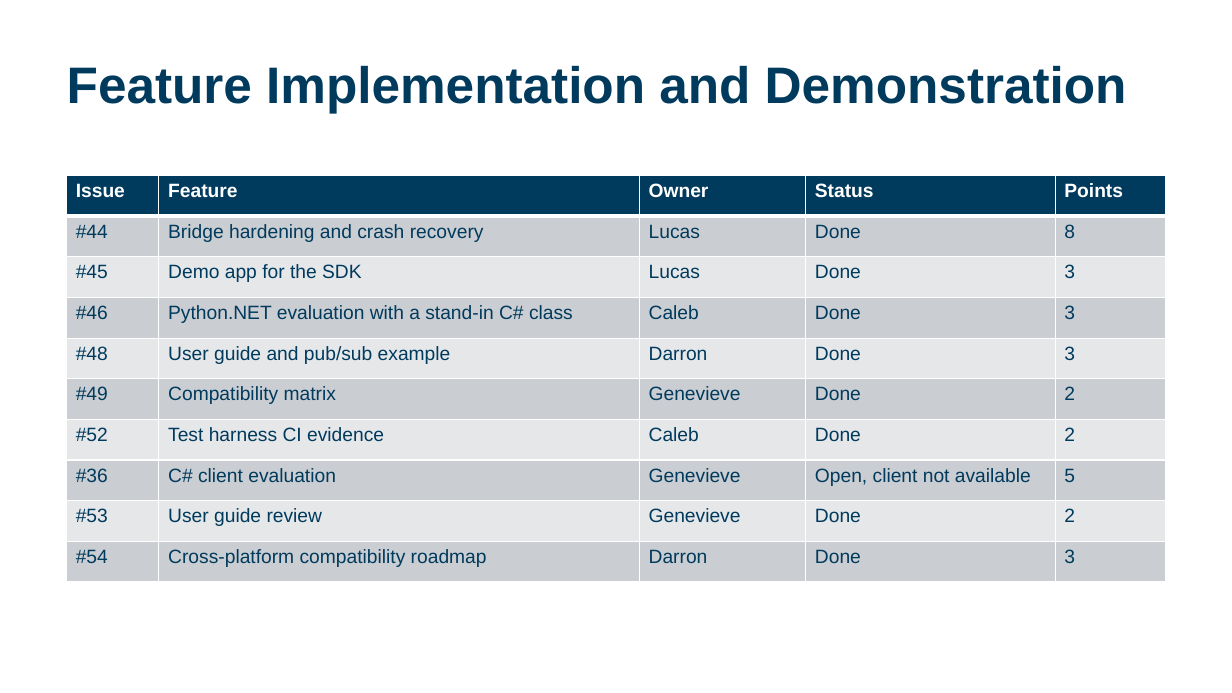
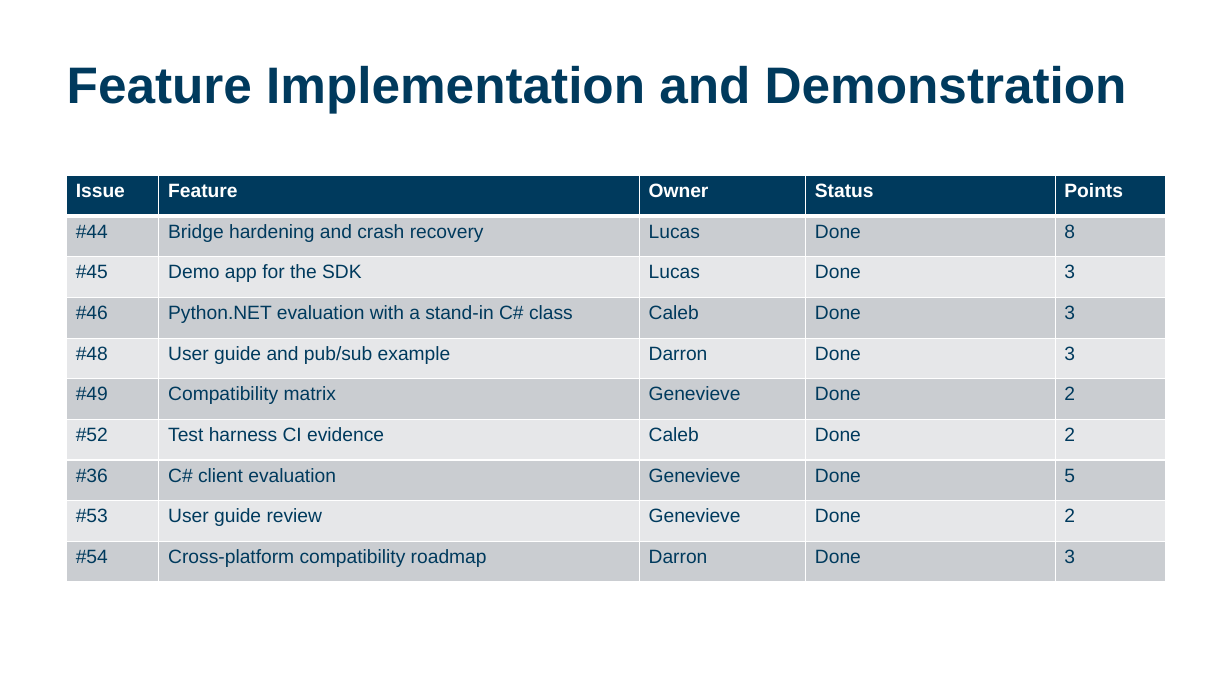
Before and after one commit to calebh13/sel-blueframe-sdk, a slide deck: slide 4 of Sprints/Sprint_5/Sprint 5 Presentation.pptx. Drawn at 1232x693 pixels with LibreOffice and Linux fonts; fonts in the diff are those of the drawing. Boxes give left, top, right and bottom in pixels: in the first picture for what was removed or moved away, otherwise in the second. Text is boxed around its words. In the diff, an @@ line names an element or a change of style, - is before the commit and + after.

```diff
--- a/Sprints/Sprint_5/Sprint 5 Presentation.pptx
+++ b/Sprints/Sprint_5/Sprint 5 Presentation.pptx
@@ table at (67, 176, 1166, 571) @@
-row 8, column 4: Open, client not available
+row 8, column 4: Done
```
Also in this commit, not shown: 3 other slides changed, 5 other files.
